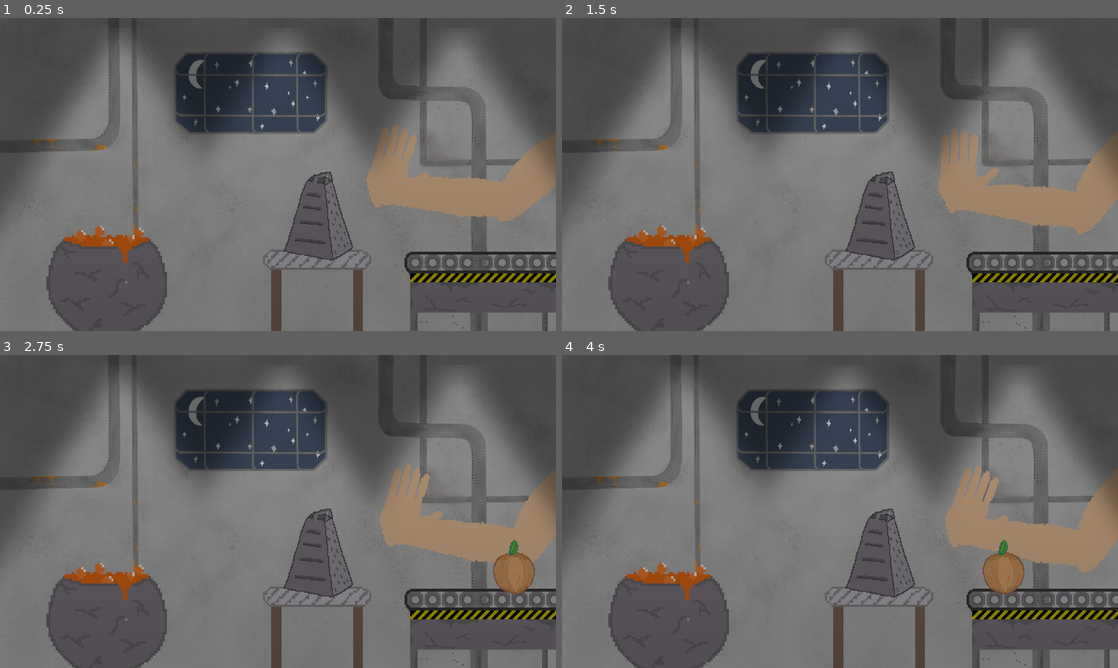
Above: before the commit, frames 1-4 (two rows, left to right).
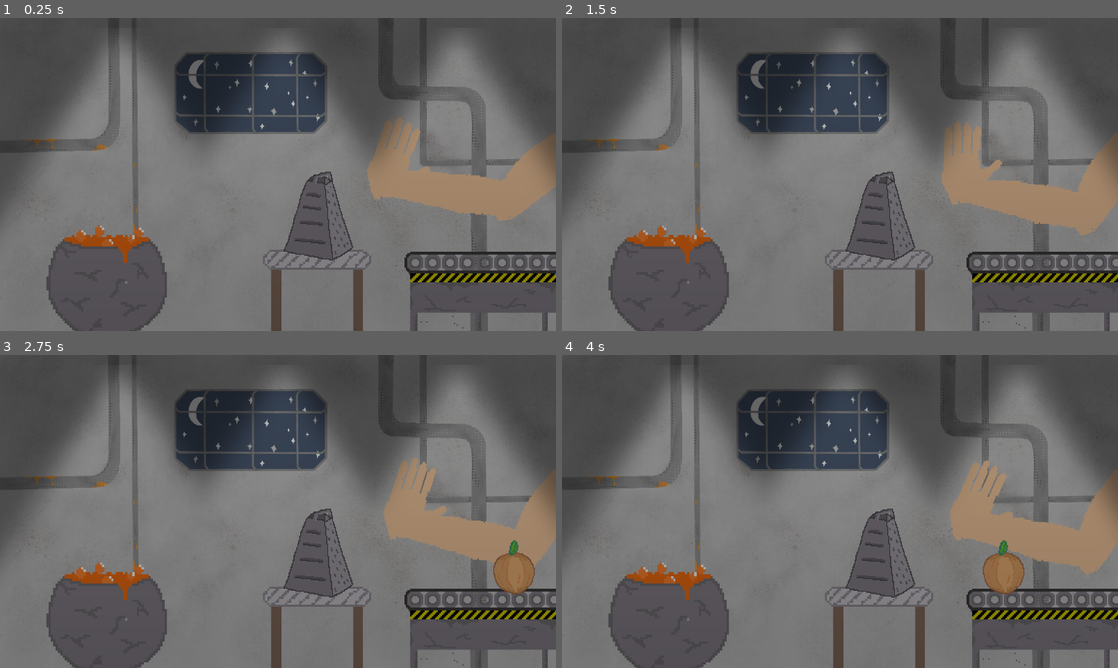
Above: after the commit, the same moments.

Repository: PeaceMonster/EpicWe-Gamejam2024
Game: Godot game, scene res://scenes/main.tscn
Same seed, same stepped clock (60 frames per second), same inputs: the game is played once before the commit and once after it.
Inputs (mouse positions are in pixels of both pictures, inside the frame that each line leads up to):
- Up to frame 1 (0.25 s): no input
- Up to frame 2 (1.5 s): move the mouse to (867, 174) at 0.52 s; tap Enter at 1.25 s; move the mouse to (812, 174) at 1.27 s
- Up to frame 3 (2.75 s): move the mouse to (289, 505) at 2.02 s
- Up to frame 4 (4 s): move the mouse to (834, 517) at 2.77 s; move the mouse to (878, 514) at 3.52 s

The runs differ from the first frame. In frame 1, 0.7% of the frame differs, in the area x 65-100%, y 32-66%; in frame 2, 1.1%, in the area x 67-100%, y 33-70%; in frame 3, 1.0%; in frame 4, 1.0%.
Error in both runs: Cannot call method 'play' on a null value. (res://scenes/main.gd:7)

Commit message:
Adjusted dog health. Fixed arm clamp again. Extended sound to match conveyor.

Diff:
--- a/scenes/SubjectSpawner/subject_spawner.tscn
+++ b/scenes/SubjectSpawner/subject_spawner.tscn
@@ -51,6 +51,7 @@
 
 [sub_resource type="Animation" id="Animation_ocxsb"]
 resource_name = "new_spawn"
+length = 1.25
 tracks/0/type = "value"
 tracks/0/imported = false
 tracks/0/enabled = true
@@ -58,10 +59,10 @@
 tracks/0/interp = 1
 tracks/0/loop_wrap = true
 tracks/0/keys = {
-"times": PackedFloat32Array(0, 0.0001, 1),
-"transitions": PackedFloat32Array(1, 1, 1),
+"times": PackedFloat32Array(0, 0.0001, 1, 1.1),
+"transitions": PackedFloat32Array(1, 1, 1, 1),
 "update": 0,
-"values": [Vector2(0, 0), Vector2(0, 0), Vector2(-480, 0)]
+"values": [Vector2(0, 0), Vector2(0, 0), Vector2(-480, 0), Vector2(-480, 0)]
 }
 tracks/1/type = "value"
 tracks/1/imported = false
@@ -70,7 +71,7 @@
 tracks/1/interp = 1
 tracks/1/loop_wrap = true
 tracks/1/keys = {
-"times": PackedFloat32Array(0, 0.1, 0.8, 1),
+"times": PackedFloat32Array(0, 0.1, 1, 1.2),
 "transitions": PackedFloat32Array(1, 1, 1, 0.116629),
 "update": 0,
 "values": [-80.0, 0.0, 0.0, -80.0]
@@ -82,7 +83,7 @@
 tracks/2/interp = 1
 tracks/2/loop_wrap = true
 tracks/2/keys = {
-"times": PackedFloat32Array(0, 1),
+"times": PackedFloat32Array(0, 1.2),
 "transitions": PackedFloat32Array(1, 1),
 "update": 1,
 "values": [true, false]
--- a/scenes/VisualArm2/visual_arm_2.tscn
+++ b/scenes/VisualArm2/visual_arm_2.tscn
@@ -62,7 +62,6 @@
 auto_calculate_length_and_angle = false
 length = 47.0106
 bone_angle = -1.21888
-metadata/_local_pose_override_enabled_ = true
 
 [node name="Sprite2D" type="Sprite2D" parent="Skeleton2D/Bone2D"]
 position = Vector2(84, 30)
@@ -75,7 +74,6 @@
 auto_calculate_length_and_angle = false
 length = 81.0062
 bone_angle = 0.707319
-metadata/_local_pose_override_enabled_ = true
 
 [node name="Sprite2D" type="Sprite2D" parent="Skeleton2D/Bone2D/Bone2D"]
 position = Vector2(39, 5)
@@ -86,9 +84,8 @@
 position = Vector2(81, 1)
 rest = Transform2D(1, 0, 0, 1, 81, 1)
 auto_calculate_length_and_angle = false
-length = 36.9837
+length = 18.0
 bone_angle = -0.524703
-metadata/_local_pose_override_enabled_ = true
 
 [node name="Sprite2D" type="Sprite2D" parent="Skeleton2D/Bone2D/Bone2D/Bone2D"]
 position = Vector2(-44, -2)
@@ -96,13 +93,12 @@
 texture = ExtResource("3_b88la")
 
 [node name="Bone2D" type="Bone2D" parent="Skeleton2D/Bone2D/Bone2D/Bone2D"]
-position = Vector2(21.9799, 0.867065)
+position = Vector2(17, -1)
 scale = Vector2(1.00001, 1.00001)
 rest = Transform2D(1, 0, 0, 1, 44, 0)
 auto_calculate_length_and_angle = false
 length = 12.045
 bone_angle = -360.0
-metadata/_local_pose_override_enabled_ = true
 
 [node name="Marker2D" type="Marker2D" parent="."]
 visible = false
Not shown: 1 places in scenes/ConveyorBelt/conveyor_belt.tscn that only renumber resources
